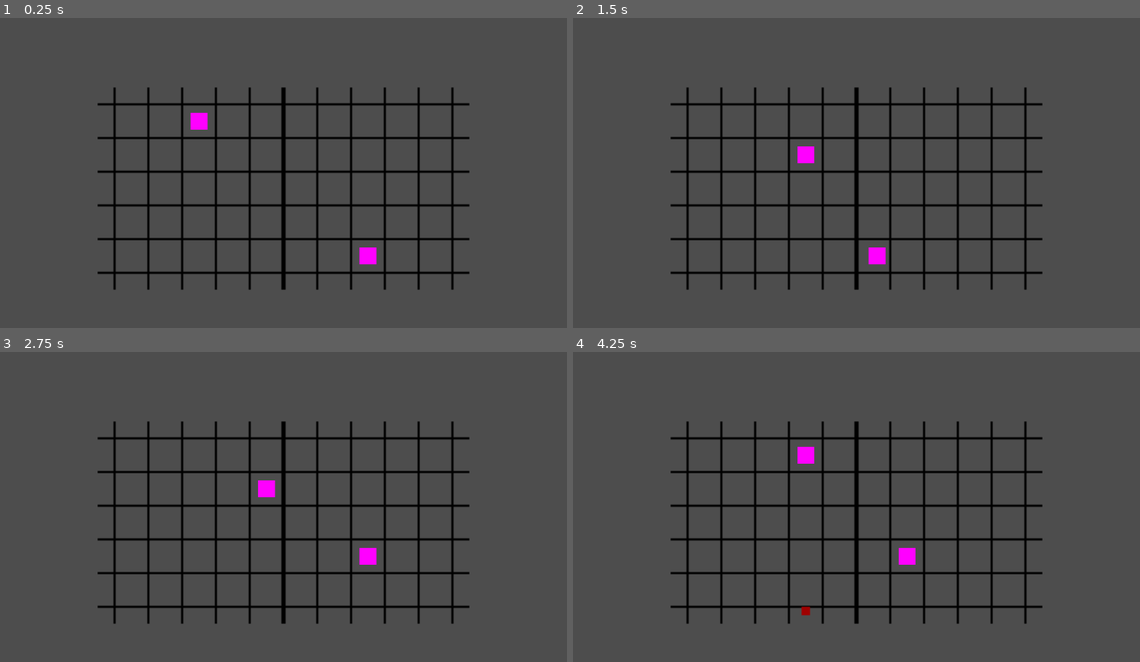
Above: before the commit, frames 1-4 (two rows, left to right).
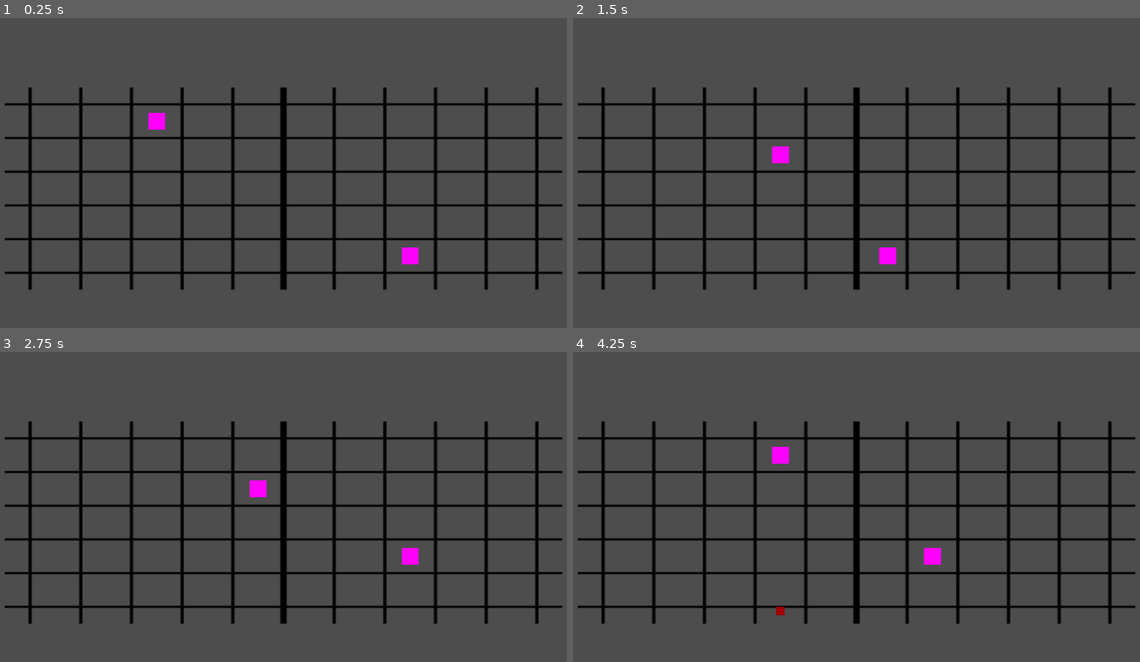
Above: after the commit, the same moments.

Repository: DieDyeDai/triangle-jam-25
Game: Godot game, scene res://World/World.tscn
Two runs of this game, one before a commit and one after it. Both use one fixed random seed, a clock stepped at 60 frames per second and the inputs below.
Inputs (mouse positions are in pixels of both pictures, inside the frame that each line leads up to):
- Up to frame 1 (0.25 s): no input
- Up to frame 2 (1.5 s): tap Enter at 0.5 s; move the mouse to (992, 173) at 0.52 s; hold G (right1) 0.53-1.28 s; tap Down (down2) at 0.6 s; tap Left (left2) at 0.8, 1.35 s; tap Space at 1.25 s; move the mouse to (737, 207) at 1.27 s; hold F (down1) from 1.28 s (still down)
- Up to frame 3 (2.75 s): tap Right (right2) at 1.55, 2.1 s; tap Enter at 2 s; move the mouse to (345, 448) at 2.02 s; release F (down1) at 2.03 s; hold G (right1) from 2.03 s (still down); tap Up (up2) at 2.3 s
- Up to frame 4 (4.25 s): tap Space at 2.75 s; move the mouse to (828, 590) at 2.77 s; release G (right1) at 2.78 s; hold R (up1) 2.78-3.53 s; tap Up (up2) at 2.85 s; tap Down (down2) at 3.05 s; tap Enter at 3.5 s; move the mouse to (1037, 575) at 3.52 s; hold D (left1) from 3.53 s (still down); tap X (basic1) at 3.6 s; tap Left (left2) at 3.8 s

The runs differ from the first frame. In frame 1, 8.5% of the frame differs, in the area x 0-100%, y 22-88%; in frame 2, 8.3%; in frame 3, 8.3%; in frame 4, 8.5%.

Commit message:
smooth out player movement, wider tiles

Diff:
--- a/Attacks/basic.gd
+++ b/Attacks/basic.gd
@@ -32,8 +32,6 @@
 
 	base_position = Globals.get_pos(global_position)
 
-	#p.y = floor(float(global_position.y + (3.5 * TILE_SIZE)) / TILE_SIZE)label.text = str(base_position) + "   " + "%.2v" % global_position
-
 	# TODO: warp
 
 	if Globals.should_warp(global_position, dir):
--- a/Globals.gd
+++ b/Globals.gd
@@ -1,6 +1,9 @@
 extends Node
 
 const TILE_SIZE : int = 32
+
+const TILE_WIDTH : int = 48
+const TILE_HEIGHT : int = 32
 
 const Y_UPPER : int = 5
 const Y_LOWER : int = -4
@@ -10,28 +13,28 @@
 func get_global_position(pos: Vector2i) -> Vector2:
 
 	if pos.y > 0:
-		return TILE_SIZE * Vector2(pos.x + 2.5, pos.y - 3)
+		return Vector2(TILE_WIDTH * (pos.x + 2.5), TILE_HEIGHT * (pos.y - 3))
 	else:
-		return TILE_SIZE * Vector2(pos.x - 2.5, pos.y + 2)
+		return Vector2(TILE_WIDTH * (pos.x - 2.5), TILE_HEIGHT * (pos.y + 2))
 
 func get_pos(global_position: Vector2) -> Vector2i:
 	var p: Vector2i = Vector2i.ZERO
 	if global_position.x < 0:
-		p.x = floor(float(global_position.x + (3 * TILE_SIZE)) / TILE_SIZE)
-		p.y = floor(float(global_position.y + (-1.5 * TILE_SIZE)) / TILE_SIZE)
+		p.x = floor(float(global_position.x + (3 * TILE_WIDTH)) / TILE_WIDTH)
+		p.y = floor(float(global_position.y + (-1.5 * TILE_HEIGHT)) / TILE_HEIGHT)
 	else:
-		p.x = floor(float(global_position.x + (-2 * TILE_SIZE)) / TILE_SIZE)
-		p.y = floor(float(global_position.y + (3.5 * TILE_SIZE)) / TILE_SIZE)
+		p.x = floor(float(global_position.x + (-2 * TILE_WIDTH)) / TILE_WIDTH)
+		p.y = floor(float(global_position.y + (3.5 * TILE_HEIGHT)) / TILE_HEIGHT)
 	return p
 
 func should_warp(global_position: Vector2, dir: Vector2i) -> bool:
 	return (
-		(global_position.x < 0 and global_position.y > 3 * TILE_SIZE and dir.y > 0)
-		or (global_position.x > 0 and global_position.y < -3 * TILE_SIZE and dir.y < 0)
+		(global_position.x < 0 and global_position.y > 3 * TILE_HEIGHT and dir.y > 0)
+		or (global_position.x > 0 and global_position.y < -3 * TILE_HEIGHT and dir.y < 0)
 	)
 
 func get_warp_position(global_position: Vector2) -> Vector2:
 	if global_position.x < 0:
-		return Vector2(global_position.x + 5 * TILE_SIZE, -1 * global_position.y)
+		return Vector2(global_position.x + 5 * TILE_WIDTH, -1 * global_position.y)
 	else:
-		return Vector2(global_position.x - 5 * TILE_SIZE, -1 * global_position.y)
+		return Vector2(global_position.x - 5 * TILE_WIDTH, -1 * global_position.y)
--- a/Player/Player.gd
+++ b/Player/Player.gd
@@ -85,32 +85,30 @@
 
 	movement_locked = not basic_attack_timer.is_stopped()
 
-	movement_input = get_movement_input()
-	if movement_input:
-		move(movement_input)
+	if not movement_locked:
+		get_movement_input()
 
 	get_attack_input()
 
-func get_movement_input() -> String:
+func get_movement_input() -> void:
 	if isP1:
 		if Input.is_action_just_pressed("up1"):
-			return ("up")
-		elif Input.is_action_just_pressed("down1"):
-			return ("down")
-		elif Input.is_action_just_pressed("left1"):
-			return ("left")
-		elif Input.is_action_just_pressed("right1"):
-			return ("right")
+			move ("up")
+		if Input.is_action_just_pressed("down1"):
+			move ("down")
+		if Input.is_action_just_pressed("left1"):
+			move ("left")
+		if Input.is_action_just_pressed("right1"):
+			move ("right")
 	elif isP2:
 		if Input.is_action_just_pressed("up2"):
-			return ("up")
-		elif Input.is_action_just_pressed("down2"):
-			return ("down")
-		elif Input.is_action_just_pressed("left2"):
-			return ("left")
-		elif Input.is_action_just_pressed("right2"):
-			return ("right")
-	return ""
+			move ("up")
+		if Input.is_action_just_pressed("down2"):
+			move ("down")
+		if Input.is_action_just_pressed("left2"):
+			move ("left")
+		if Input.is_action_just_pressed("right2"):
+			move ("right")
 
 func get_attack_input() -> String:
 
@@ -184,7 +182,7 @@
 
 
 func _move(dir):
-	global_position = Globals.get_global_position(target_pos)
+	#global_position = Globals.get_global_position(target_pos)
 
 	match dir:
 		"up":
--- a/World/World.tscn
+++ b/World/World.tscn
@@ -14,4 +14,5 @@
 zoom = Vector2(2, 2)
 
 [node name="Sprite2D" type="Sprite2D" parent="Grid"]
+scale = Vector2(1.5, 1)
 texture = ExtResource("3_hxycp")
